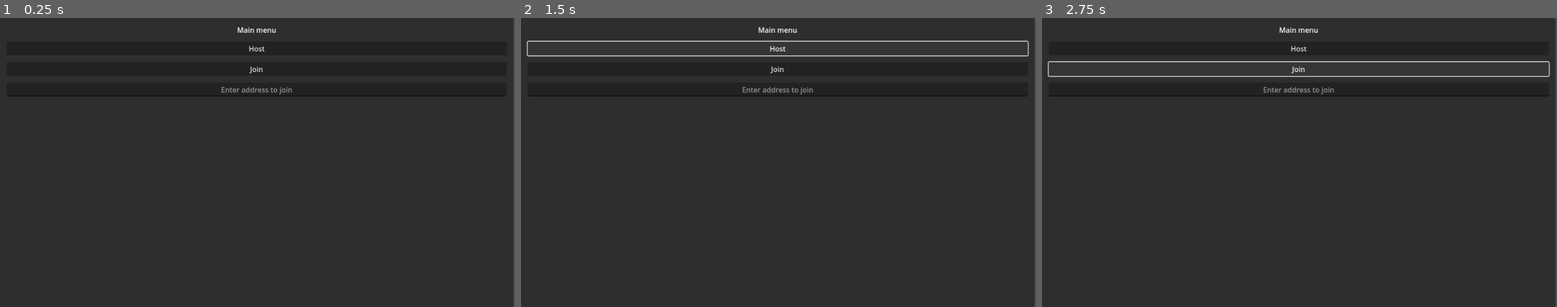
Above: before the commit, frames 1-3 (left to right).
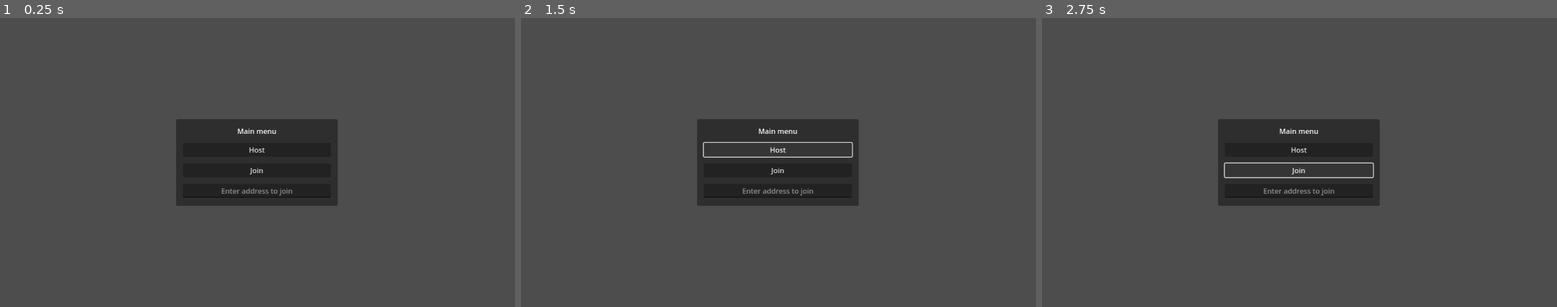
Above: after the commit, the same moments.

Repository: qdanq/Battle-duo
Game: Godot game, scene res://menu.tscn
The game is run twice, just before and just after one commit, with the same random seed, the same clock (stepped at 60 frames per second) and the same inputs. This scene is started directly instead of the project's main scene.
Inputs (mouse positions are in pixels of both pictures, inside the frame that each line leads up to):
- Up to frame 1 (0.25 s): no input
- Up to frame 2 (1.5 s): tap Enter (ui_accept) at 0.5, 0.77 s; move the mouse to (891, 148) at 0.52 s; hold D (Right) 0.53-1.25 s; click (891, 148) at 0.67 s; click "Host" at 1.25 s
- Up to frame 3 (2.75 s): click "Join" at 2 s

The runs differ from the first frame. In frame 1, 90% of the frame differs, in the area x 0-100%, y 0-100%; in frame 2, 86%; in frame 3, 86%.

Commit message:
Stylize menu.

Diff:
--- a/menu.tscn
+++ b/menu.tscn
@@ -8,9 +8,13 @@
 anchors_preset = 15
 anchor_right = 1.0
 anchor_bottom = 1.0
+offset_left = 394.0
+offset_top = 227.0
+offset_right = -396.0
+offset_bottom = -227.0
 grow_horizontal = 2
 grow_vertical = 2
-scale = Vector2(0.997055, 1)
+scale = Vector2(0.998357, 1)
 
 [node name="MarginContainer" type="MarginContainer" parent="CanvasLayer/MainMenu"]
 layout_mode = 2
